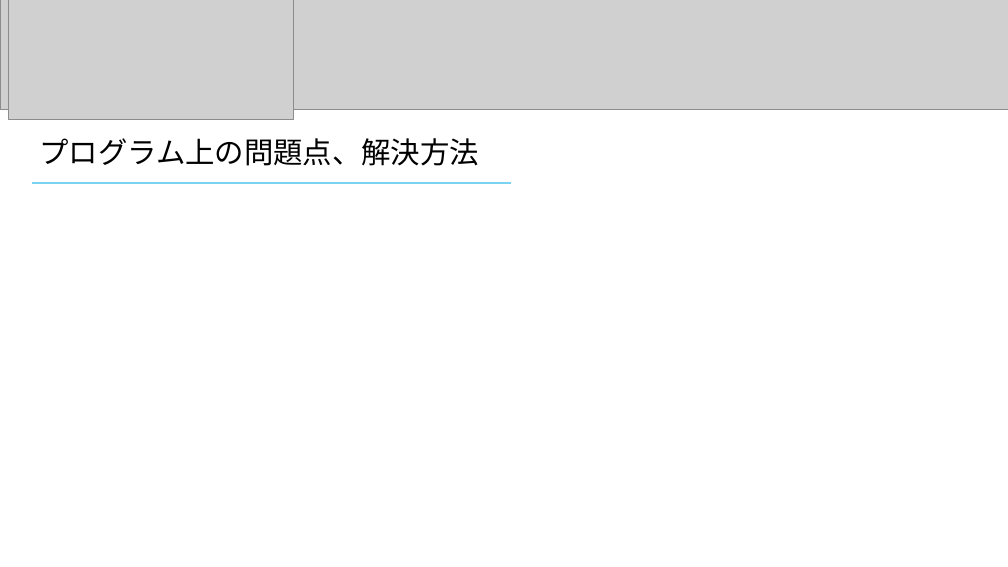
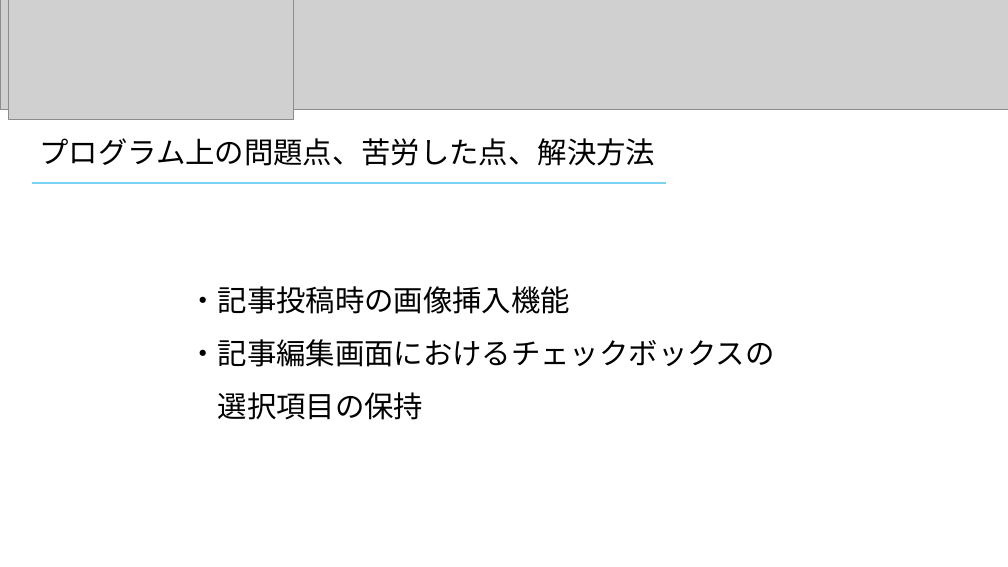
Before and after one commit to dojo2023/D-2, a slide deck: slide 10 of doc/開発演習発表資料/発表パワポ.pptm. Drawn at 1008x567 pixels with LibreOffice and Linux fonts; fonts in the diff are those of the drawing; grey boxes stand for pictures. Boxes give left, top, right and bottom in pixels: in the first picture for what was removed or moved away, otherwise in the second. Text is boxed around its words. In the diff, an @@ line names an element or a change of style, - is before the commit and + after.

```diff
--- a/doc/開発演習発表資料/発表パワポ.pptm
+++ b/doc/開発演習発表資料/発表パワポ.pptm
@@ text at bbox=[39, 138, 655, 166]: text changed @@
-プログラム上の問題点、解決方法
+プログラム上の問題点、苦労した点、解決方法
@@ line moved from (32, 183) - (511, 183) to (32, 183) - (666, 183) @@
@@ text added at bbox=[188, 286, 774, 420], 28 pt, text #000000 @@
+・記事投稿時の画像挿入機能
+・記事編集画面におけるチェックボックスの
+選択項目の保持
```
Also in this commit, not shown: 3 other slides changed, 6 slides added.
